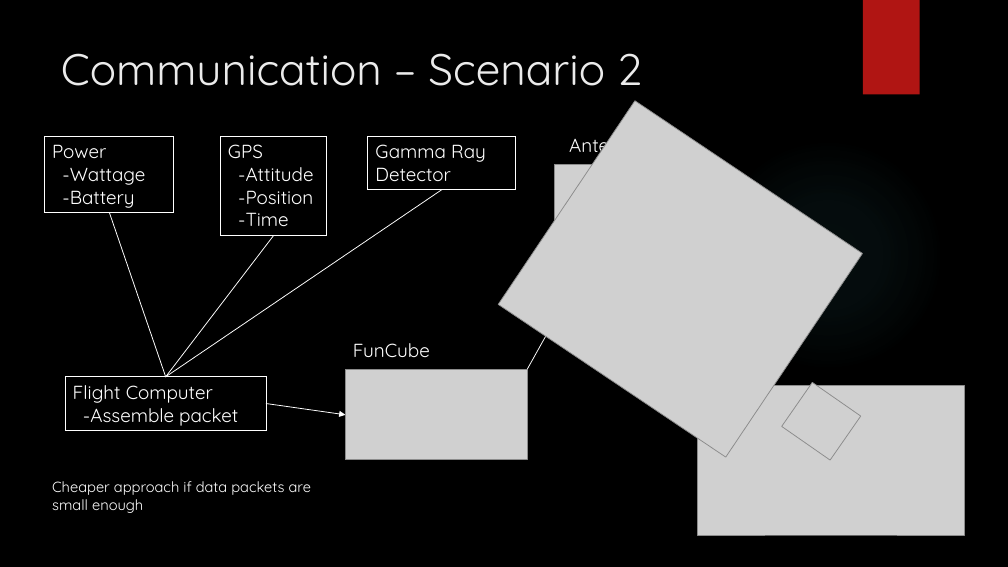
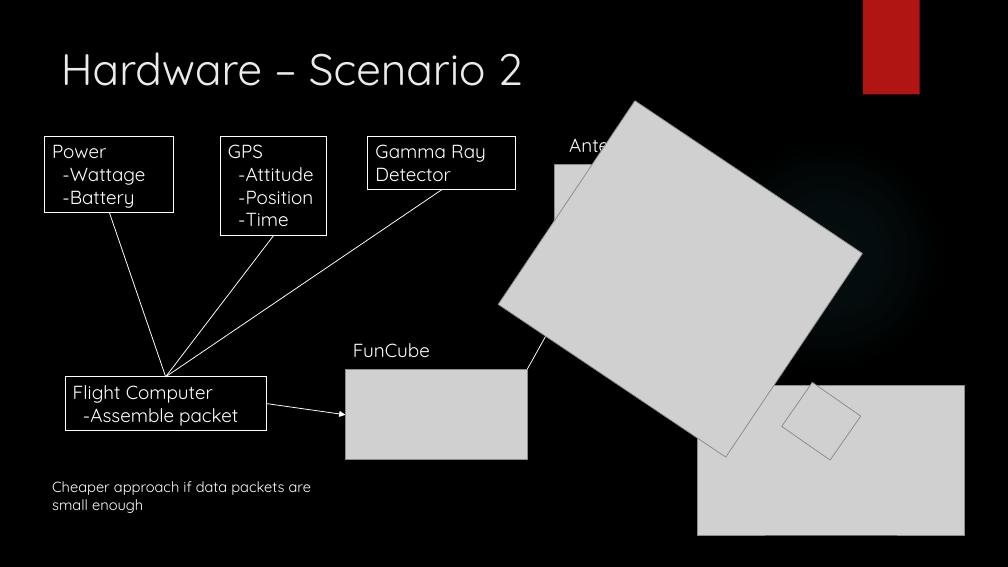
Before and after one commit to HASP-UMN/CubeSat, a slide deck: slide 20 of Presentations/PDR_Presentation.pptx. Drawn at 1008x567 pixels with LibreOffice and Linux fonts; fonts in the diff are those of the drawing; grey boxes stand for pictures; background and template pictures are left out. Boxes give left, top, right and bottom in pixels: in the first picture for what was removed or moved away, otherwise in the second. Text is boxed around its words. In the diff, an @@ line names an element or a change of style, - is before the commit and + after.

```diff
--- a/Presentations/PDR_Presentation.pptx
+++ b/Presentations/PDR_Presentation.pptx
@@ title at [61, 52, 523, 86]: text changed @@
-Communication – Scenario 2
+Hardware – Scenario 2
```
Also in this commit, not shown: 3 other slides changed, 2 slides added, 2 slides removed, 1 other file.
